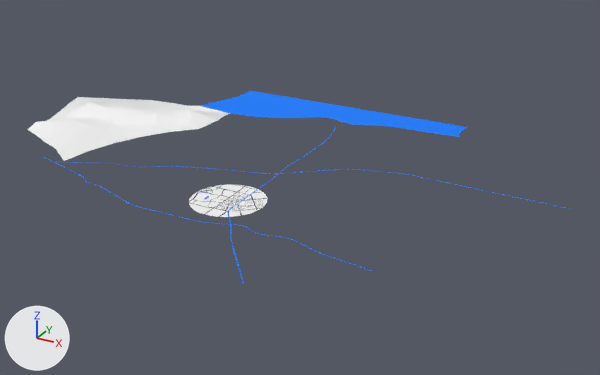
Renders of the glTF model lib/models/airSpace_09.glb from each side of a commit.
Before and after are seen from a 50 mm camera at (7679.0, -11296.0, 6205.0) aimed at (381.0, 1974.0, -430.0). Every picture has the same lights, and +X, +Y and +Z are marked at lower left. Where no turn or scale is listed for an object, it has been applied to the vertices.

Before the edit, the objects in view are built like this:
```python
ob_flat_buildings = bpy.data.objects.new('flat_buildings', me_flat_buildings)
ob_flat_buildings.location = (0.0, 0.0, 1.0)
ob_flat_buildings.scale = (1.0, 1.0, 0.000023)
ob_fwy_405 = bpy.data.objects.new('fwy_405', me_fwy_405)
ob_fwy_405.location = (1912.0, 1702.0, 0.0)
ob_fwy_5 = bpy.data.objects.new('fwy_5', me_fwy_5)
ob_fwy_5.location = (1892.0, -1373.0, 0.0)
ob_fwy_55 = bpy.data.objects.new('fwy_55', me_fwy_55)
ob_fwy_55.location = (0.0, 0.0, 1.0)
ob_lots = bpy.data.objects.new('lots', me_lots)
ob_lots.location = (0.0, 0.0, 0.0)
ob_mountain = bpy.data.objects.new('mountain', me_mountain)
ob_mountain.location = (-3803.0, 3053.0, -280.0)
ob_ocean = bpy.data.objects.new('ocean', me_ocean)
ob_ocean.location = (-345.0, 6423.0, 0.0)
```
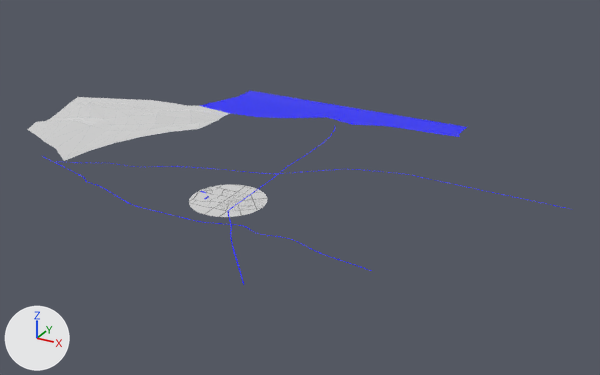
Changed parts and their boxes (x1, y1, x2, y2) in the pictures (600 x 375 px):
'mountain', surface changed (white to grey): (28, 97, 230, 161) in both
'ocean', recoloured, surface changed: (199, 91, 467, 137) in both
'lots', surface changed (white to grey): (189, 185, 267, 217) in both
'fwy_5', recoloured, surface changed: (42, 156, 372, 271) in both
'fwy_405', recoloured, surface changed: (56, 161, 565, 208) in both
'fwy_55', recoloured, surface changed: (227, 125, 335, 285) in both
'flat_buildings', moved: before (216, 193, 264, 211); after (204, 189, 264, 211)
'hangars', recoloured, surface changed: (201, 191, 209, 199) in both

Edits to the bpy script that builds the scene:
```text
Add img_image_0:
    img_image_0 = load_image('Image_0', '_unpacked/Image_0', 1024, 1024, 'sRGB')
Change mat_blueafk:
    mat_blueafk.base_color: (0.0, 0.2, 1.0) -> (0.0, 0.0, 1.0)  # blue #007cff -> blue #0000ff
    mat_blueafk.roughness: 1.0 -> 0.3
Change mat_wireframe_mat:
    where n0 = _N.new('ShaderNodeBsdfPrincipled'); n0.name = 'Principled BSDF'
    n0.inputs[0].default_value: (0.948, 0.948, 0.948, 1.0) -> (0.192, 0.192, 0.192, 1.0)  # 'Base Color', white #f9f9f9 -> 'Base Color', grey #797979
    add n0.inputs[28].default_value = 0.5  # 'Emission Strength'
    add n2 = _N.new('ShaderNodeTexImage'); n2.name = 'Image Texture'
    add n2.image = img_image_0
    add _L.new(n2.outputs[0], n0.inputs[27])  # 'Color' to 'Emission Color'
Change ob_flat_buildings:
    ob_flat_buildings.location: (0.0, 0.0, 1.0) -> (0.0, 0.0, 0.0)
```
